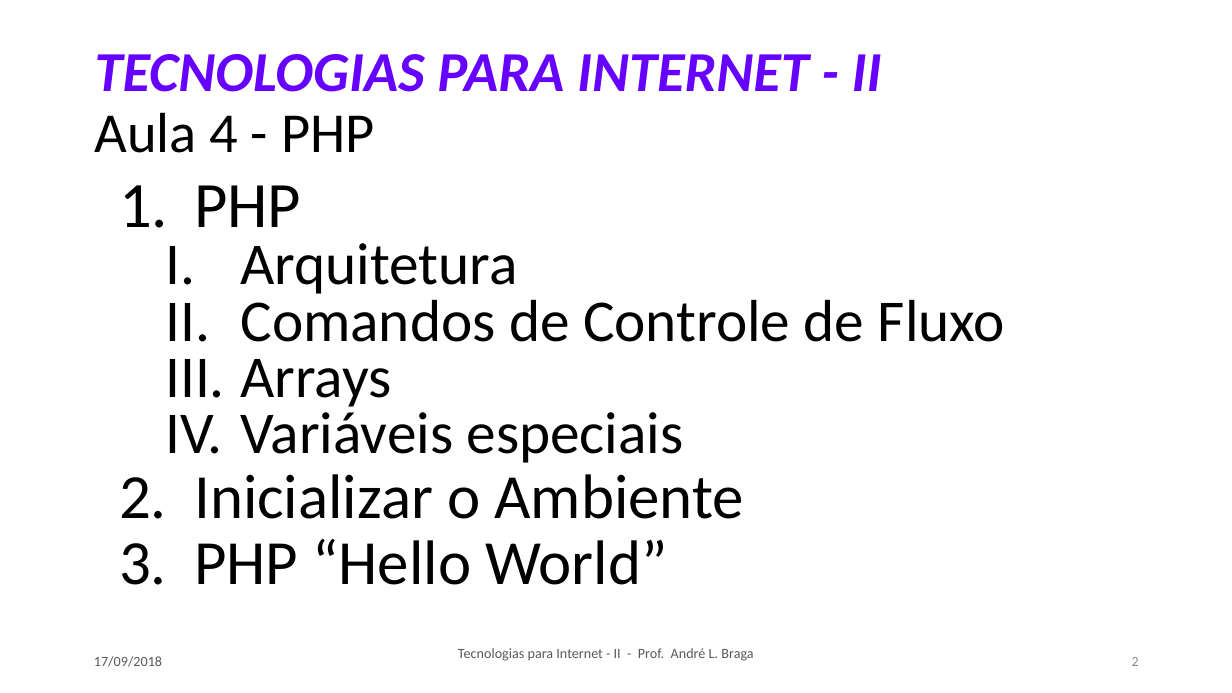
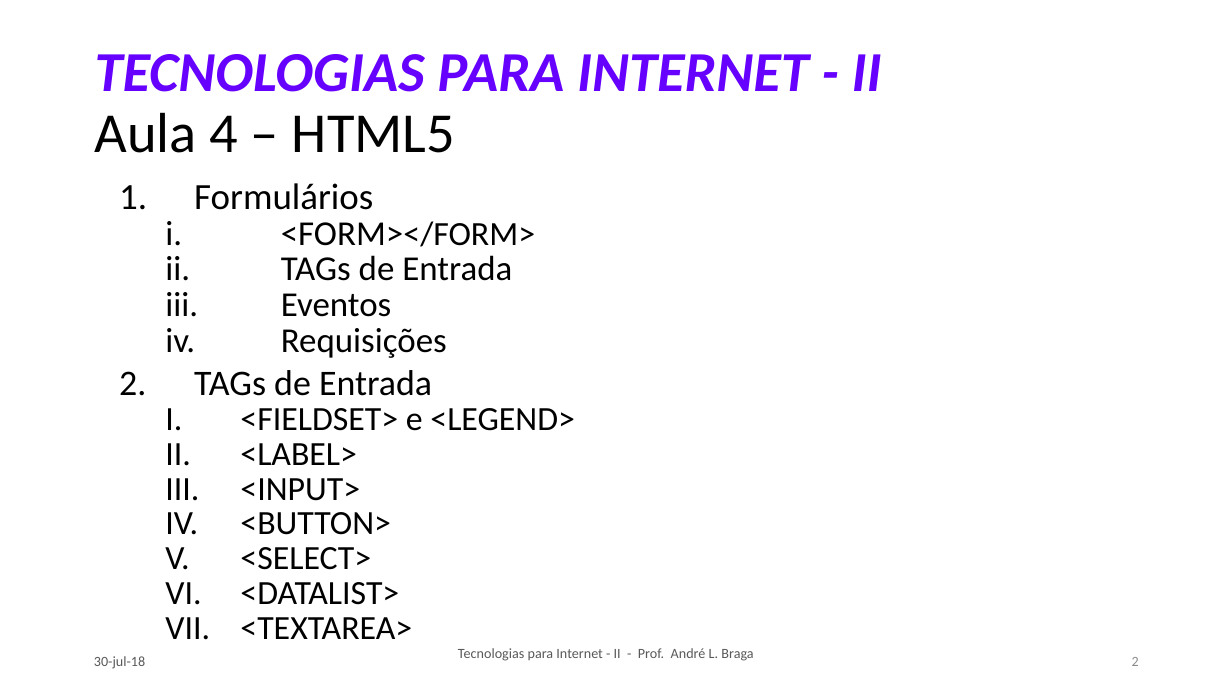
Before and after one commit to LeoCaronezi/CURSOS, a slide deck: slide 2 of TECNOLOGIAS PARA INTERNET II/SLIDES/TI-2_Aula_04.pptx. Drawn at 1232x693 pixels with LibreOffice and Linux fonts; fonts in the diff are those of the drawing. Boxes give left, top, right and bottom in pixels: in the first picture for what was removed or moved away, otherwise in the second. Text is boxed around its words. In the diff, an @@ line names an element or a change of style, - is before the commit and + after.

```diff
--- a/TECNOLOGIAS PARA INTERNET II/SLIDES/TI-2_Aula_04.pptx
+++ b/TECNOLOGIAS PARA INTERNET II/SLIDES/TI-2_Aula_04.pptx
@@ title at box(95, 54, 882, 153): text changed @@
-TECNOLOGIAS PARA INTERNET - II
-Aula 4 - PHP
+TECNOLOGIAS PARA INTERNET - II
+Aula 4 – HTML5
@@ text at box(194, 183, 575, 639): text changed; size 46.2 to 26.4 pt @@
-1. PHP
-  I. Arquitetura
-  II. Comandos de Controle de Fluxo
-  III. Arrays
-  IV. Variáveis especiais
-2. Inicializar o Ambiente
-3. PHP “Hello World”
+1. Formulários
+  i. <FORM></FORM>
+  ii. TAGs de Entrada
+  iii. Eventos
+  iv. Requisições
+2. TAGs de Entrada
+  I. <FIELDSET> e <LEGEND>
+  II. <LABEL>
+  III. <INPUT>
+  IV. <BUTTON>
+  V. <SELECT>
+  VI. <DATALIST>
+  VII. <TEXTAREA>
@@ text at box(94, 656, 145, 669): text changed @@
-17/09/2018
+30-jul-18
```
Also in this commit, not shown: 6 other slides changed, 5 slides added, 8 slides removed, 7 other files.
